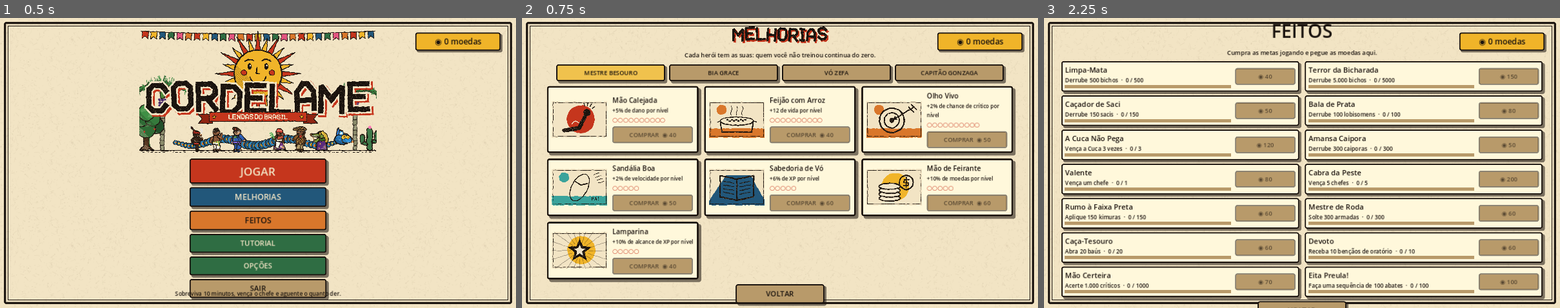
Above: before the commit, frames 1-3 (left to right).
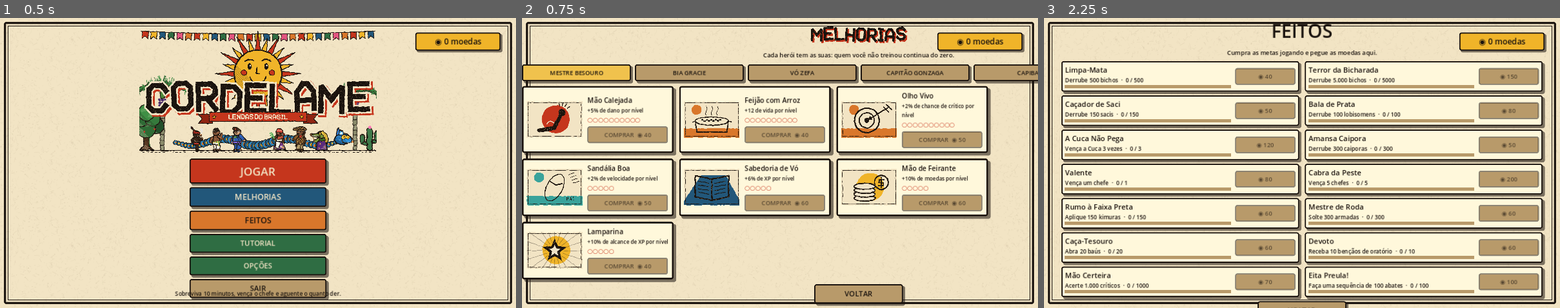
Above: after the commit, the same moments.

Repository: diogobennertz/cordel
Game: Godot game, scene res://scenes/World.tscn
Same seed, same stepped clock (60 frames per second), same inputs: the game is played once before the commit and once after it.
Inputs:
- Up to frame 1 (0.5 s): no input
- Up to frame 2 (0.75 s): click "MELHORIAS" at 0.5 s
- Up to frame 3 (2.25 s): click "VOLTAR" at 1.25 s; click "FEITOS" at 2 s

Frame 1 is identical in both runs. In frame 2, 24% of the frame differs, in the area x 0-100%, y 2-100%; in frame 3, nothing differs.

Commit message:
Mapa no Tab (60% da tela), escolher herói antes do tutorial, Bia Gracie, +2 heróis (Capiba, Patativa do Assaré)
Co-Authored-By: Claude Sonnet 5 <noreply@anthropic.com>

Diff:
--- a/godot/scripts/Boneco.gd
+++ b/godot/scripts/Boneco.gd
@@ -220,6 +220,36 @@
 			Lib.cil(corpo, 0.26, 0.05, 1.3, Vector3(0, 0.35, -0.75), jac, 6, Vector3(1.25, 0, 0))                        # rabo
 			Lib.cil(braco_d, 0.035, 0.035, 1.3, Vector3(0, -0.3, 0.2), COURO_ESC, 5)                                     # cajado
 			Lib.esf(braco_d, 0.14, Vector3(0, 0.4, 0.2), Color(0.7, 0.3, 1.0), Vector3.ONE, 6, 2.5)
+		"frevista":     # passista de frevo: calça/camisa listrada de Carnaval e sombrinha colorida
+			var pf := Color(0.86, 0.68, 0.5)
+			_humano(pf, Color(0.95, 0.9, 0.85), Color(0.2, 0.55, 0.85), pf, Color(0.95, 0.9, 0.85))
+			cor_base = Color(0.95, 0.35, 0.55)
+			for i in range(5):                                                                        # camisa listrada
+				var corl := Color(0.95, 0.35, 0.55) if i % 2 == 0 else Color(1.0, 0.82, 0.15)
+				Lib.cx(corpo, Vector3(0.7, 0.1, 0.42), Vector3(0, 0.78 + i * 0.16, 0.08), corl)
+			Lib.cil(corpo, 0.4, 0.44, 0.08, Vector3(0, 0.08, 0), Color(1.0, 0.82, 0.15), 12)             # barra da calça
+			_cabelo(PRETO, CR + 0.02, -0.3)
+			Lib.cil(corpo, 0.56, 0.6, 0.06, Vector3(0, CY + 0.3, 0), BRANCO, 14)                         # panamá
+			Lib.cil(corpo, 0.26, 0.3, 0.22, Vector3(0, CY + 0.42, 0), BRANCO, 12)
+			Lib.cil(corpo, 0.365, 0.365, 0.06, Vector3(0, CY + 0.34, 0), Color(0.95, 0.35, 0.55), 12)
+			Lib.cx(braco_d, Vector3(0.05, 0.9, 0.05), Vector3(0, -0.3, 0.1), Color(0.3, 0.2, 0.1))        # cabo da sombrinha
+			Lib.cil(braco_d, 0.42, 0.0, 0.3, Vector3(0, 0.16, 0.1), Color(1.0, 0.82, 0.15), 10)
+			for k in range(5): Lib.cx(braco_d, Vector3(0.02, 0.3, 0.17), Vector3(0, 0.3, 0.1), Color(0.95, 0.35, 0.55) if k % 2 == 0 else Color(0.2, 0.7, 0.9), Vector3(0, k * TAU / 5.0, 0))
+		"cordelista":   # repentista de cordel: viola nas costas, chapéu de couro, folheto no cinto
+			var pc2 := Color(0.74, 0.52, 0.34)
+			_humano(pc2, Color(0.92, 0.85, 0.65), Color(0.35, 0.26, 0.16), COURO_ESC, Color(0.92, 0.85, 0.65))
+			cor_base = Color(0.8, 0.58, 0.2)
+			_cinto(COURO_ESC, 0.68)
+			Lib.cx(corpo, Vector3(0.18, 0.24, 0.05), Vector3(0.12, 0.66, 0.3), Color(0.95, 0.9, 0.72), Vector3(0, 0, -0.18))   # folheto de cordel no cinto
+			Lib.cx(corpo, Vector3(0.18, 0.24, 0.06), Vector3(0.12, 0.66, 0.29), PRETO, Vector3(0, 0, -0.18))
+			_cabelo(Color(0.3, 0.2, 0.12), CR + 0.03, -0.25)
+			Lib.cil(corpo, 0.56, 0.6, 0.05, Vector3(0, CY + 0.3, 0), COURO, 14)                            # chapéu de couro
+			Lib.esf(corpo, 0.3, Vector3(0, CY + 0.3, 0), COURO, Vector3(1, 0.7, 1), 10, 0.0, true)
+			Lib.cx(corpo, Vector3(0.3, 0.06, 0.05), Vector3(0, CY - 0.14, 0.385), PRETO)                   # bigode
+			Lib.esf(corpo, 0.3, Vector3(-0.12, 0.82, -0.36), Color(0.75, 0.5, 0.25), Vector3(1, 1.25, 0.35), 8)   # viola nas costas
+			Lib.esf(corpo, 0.08, Vector3(-0.12, 0.84, -0.47), PRETO, Vector3(1, 1, 0.3), 6)
+			Lib.cil(corpo, 0.03, 0.03, 0.78, Vector3(0.04, 1.08, -0.3), COURO_ESC, 5)                      # pena/caneta na mão
+			Lib.cx(corpo, Vector3(0.1, 0.03, 0.1), Vector3(0.13, 1.4, -0.37), BRANCO)
 		"zepilintra":   # Seu Zé Pilintra: terno branco, chapéu de fita vermelha, gravata vermelha e bengala
 			var pz := Color(0.28, 0.17, 0.1)
 			_humano(pz, BRANCO, BRANCO, BRANCO, BRANCO)
--- a/godot/scripts/Ctrl.gd
+++ b/godot/scripts/Ctrl.gd
@@ -10,7 +10,7 @@
 	["pulo", "Pular", KEY_SPACE], ["dash", "Arrancada", KEY_SHIFT],
 	["q", "Especial", KEY_Q], ["r", "Ultimate", KEY_R],
 	["info", "Ver a build (segurar)", KEY_TAB], ["sair", "Sair da fase (depois do chefe)", KEY_F],
-	["mapa", "Abrir o mapa grande", KEY_M],
+	["mapa", "Mapa grande (segurar)", KEY_TAB],
 ]
 const JOY := {"pulo": [JOY_BUTTON_A], "dash": [JOY_BUTTON_B, JOY_BUTTON_RIGHT_SHOULDER], "q": [JOY_BUTTON_X], "r": [JOY_BUTTON_Y],
 	"info": [JOY_BUTTON_LEFT_SHOULDER], "sair": [JOY_BUTTON_BACK]}
--- a/godot/scripts/Data.gd
+++ b/godot/scripts/Data.gd
@@ -10,7 +10,7 @@
 		"desc": "Ginga e giros largos que varrem tudo em volta. Rápido e esquivo."
 	},
 	"jiujitsu": {
-		"nome": "Lutadora de Jiu-Jitsu", "apelido": "Bia Grace", "pulo": "Pulo curto e pesado: a queda deixa tonto quem estiver por perto.", "cor": Color(0.61, 0.48, 0.9), "maxhp": 150.0, "speed": 5.3, "armor": 0.20,
+		"nome": "Lutadora de Jiu-Jitsu", "apelido": "Bia Gracie", "pulo": "Pulo curto e pesado: a queda deixa tonto quem estiver por perto.", "cor": Color(0.61, 0.48, 0.9), "maxhp": 150.0, "speed": 5.3, "armor": 0.20,
 		"inicial": "kimura", "desbloqueia": {"queda": 3, "raspagem": 6},
 		"desc": "Luta colada: investe, fecha a guarda e se cura ao finalizar."
 	},
@@ -23,6 +23,16 @@
 		"nome": "Cangaceiro", "apelido": "Capitão Gonzaga", "pulo": "A arrancada é um rolamento: o golpe seguinte sai crítico na certa.", "cor": Color(0.89, 0.34, 0.18), "maxhp": 125.0, "speed": 5.6, "crit": 0.10,
 		"inicial": "peixeira", "desbloqueia": {"bacamarte": 3, "rifle": 6},
 		"desc": "Dano bruto e muito crítico: faca, bacamarte e rifle."
+	},
+	"frevista": {
+		"nome": "Passista de Frevo", "apelido": "Capiba", "pulo": "Pulo alto de bailarino: ao cair, empurra tudo em volta — sem bater.", "cor": Color(0.95, 0.35, 0.55), "maxhp": 108.0, "speed": 7.0, "dodge": 0.22,
+		"inicial": "tesoura", "desbloqueia": {"parafuso": 3, "ferrugem": 6},
+		"desc": "O mais rápido de todos: passos de frevo que varrem a roda com a sombrinha."
+	},
+	"cordelista": {
+		"nome": "Repentista de Cordel", "apelido": "Patativa do Assaré", "pulo": "Pulo comum, mas ao cair solta um verso que atordoa quem está perto.", "cor": Color(0.8, 0.58, 0.2), "maxhp": 130.0, "speed": 5.8, "crit": 0.08, "regen": 0.4,
+		"inicial": "repente", "desbloqueia": {"glosa": 3, "desafio": 6},
+		"desc": "Ataca com verso na ponta da língua: rápido de perto, teleguiado e em desafio."
 	},
 }
 
@@ -42,6 +52,14 @@
 	"reza":     {"nome": "Reza Forte", "build": "mandinga", "tipo": "onda", "dmg": 16.0, "cd": 3.00, "raio": 5.6, "knock": 2.2, "arte": "reza", "txt": "Reza forte: fere e afasta tudo que chegou perto."},
 	# Cangaço
 	"peixeira": {"nome": "Peixeira", "build": "cangaco", "tipo": "arco", "dmg": 16.0, "cd": 0.65, "raio": 2.7, "ang": 1.2, "crit": 0.12, "arte": "peixeira", "txt": "Facada rápida na frente, com +12% de chance de crítico."},
+	# Frevo
+	"tesoura":  {"nome": "Tesoura", "build": "frevo", "tipo": "arco", "dmg": 22.0, "cd": 1.0, "raio": 3.0, "ang": 1.5, "knock": 1.0, "arte": "arretado", "txt": "Passo de frevo em tesoura: varre a sombrinha na frente."},
+	"parafuso": {"nome": "Parafuso", "build": "frevo", "tipo": "ring", "dmg": 16.0, "cd": 1.6, "raio": 3.4, "stun": 1.0, "knock": 0.6, "arte": "arretado", "txt": "Gira feito pião e atordoa quem está em volta."},
+	"ferrugem": {"nome": "Ferrugem", "build": "frevo", "tipo": "onda", "dmg": 15.0, "cd": 2.6, "raio": 5.0, "knock": 1.8, "arte": "arretado", "txt": "Passo forte que empurra toda a roda para longe."},
+	# Cordel
+	"repente":  {"nome": "Repente", "build": "cordel", "tipo": "proj_reto", "dmg": 20.0, "cd": 0.9, "vel": 16.0, "raio": 0.35, "vida": 0.9, "n": 1, "pierce": 1, "cor": Color(0.9, 0.85, 0.6), "arte": "arretado", "txt": "Atira um verso afiado que atravessa um bicho."},
+	"glosa":    {"nome": "Glosa", "build": "cordel", "tipo": "proj_teleguiado", "dmg": 16.0, "cd": 1.3, "vel": 11.0, "raio": 0.4, "vida": 3.0, "alcance": 24.0, "boom": 1.3, "cor": Color(0.9, 0.85, 0.6), "arte": "arretado", "txt": "Verso teleguiado que responde a quem provocou."},
+	"desafio":  {"nome": "Desafio", "build": "cordel", "tipo": "onda", "dmg": 18.0, "cd": 2.8, "raio": 5.2, "knock": 1.8, "arte": "arretado", "txt": "Grito de desafio em verso: estoura em volta e empurra."},
 	"bacamarte":{"nome": "Bacamarte", "build": "cangaco", "tipo": "proj_reto", "dmg": 9.0, "cd": 1.40, "vel": 13.0, "raio": 0.4, "vida": 0.7, "n": 5, "spread": 0.5, "pierce": 1, "cor": Color(0.2, 0.15, 0.1), "arte": "bacamarte", "txt": "Tiro de chumbo espalhado: 5 balas em leque."},
 	"rifle":    {"nome": "Rifle Papo-Amarelo", "build": "cangaco", "tipo": "proj_reto", "dmg": 30.0, "cd": 1.60, "vel": 24 …(198 unchanged characters)…
 }
@@ -103,6 +121,10 @@
 		"r": {"nome": "Chuva de Fogo-Fátuo", "dur": 4.0, "txt": "4 s soltando fogos teleguiados sem parar"}},
 	"cangaceiro": {"q": {"nome": "Tiro Certeiro", "cd": 7.0, "txt": "um tiro crítico que atravessa tudo"},
 		"r": {"nome": "Bando de Lampião", "dur": 5.0, "txt": "5 s atirando para todos os lados"}},
+	"frevista": {"q": {"nome": "Parafuso Aéreo", "cd": 8.0, "txt": "gira no ar feito pião, intocável, e acerta todo mundo em volta"},
+		"r": {"nome": "Bloco de Carnaval", "dur": 5.0, "txt": "5 s dançando sem parar, batendo em quem chega perto"}},
+	"cordelista": {"q": {"nome": "Mote Cortante", "cd": 7.0, "txt": "um verso certeiro que atravessa tudo"},
+		"r": {"nome": "Cantoria Infinita", "dur": 5.0, "txt": "5 s soltando versos para todo lado"}},
 }
 const ULT_ABATES := 60          # abates para carregar o ultimate
 
--- a/godot/scripts/Menus.gd
+++ b/godot/scripts/Menus.gd
@@ -12,6 +12,7 @@
 var _heroi_nv                 # herói que está subindo de nível
 var _abriu := 0
 var _capt := ""               # ação esperando uma tecla nova (opções > controles)               # quando a tela de nível abriu (evita clique sem querer)
+var _so_tutorial := false     # true: foi pro "escolha de herói" só pra fazer o tutorial (não pra jogar a fase)
 
 func _init() -> void:
 	layer = 10
@@ -74,9 +75,10 @@
 	vb.add_child(logo)
 	var ac_opc := func(): opcoes(titulo)
 	var ac_sair := func(): get_tree().quit()
-	var ac_tut := func(): w.iniciar_jogo(w.sel_heroi, 0, true)
+	var ac_tut := func(): _so_tutorial = true; herois()
+	var ac_jogar_menu := func(): _so_tutorial = false; herois()
 	var itens := [
-		["JOGAR", herois, Tela.URUCUM, 28, 340.0, 62.0],
+		["JOGAR", ac_jogar_menu, Tela.URUCUM, 28, 340.0, 62.0],
 		["MELHORIAS", melhorias, Tela.ANIL, 20, 340.0, 46.0],
 		["FEITOS" + (" (%d)" % Dados.feitos_prontos() if Dados.feitos_prontos() > 0 else ""), feitos, Tela.BARRO, 20, 340.0, 46.0],
 		["TUTORIAL", ac_tut, Tela.MATA, 18, 340.0, 42.0],
@@ -97,6 +99,7 @@
 	Tela.fundo_papel(raiz)
 	var vb := _centro(8)
 	vb.add_child(Tela.titulo("t_heroi", 46))
+	if _so_tutorial: vb.add_child(Tela.rotulo("escolha quem vai fazer o tutorial", 16, Tela.URUCUM, HORIZONTAL_ALIGNMENT_CENTER, true))
 	var corpo := _linha(vb, 16)
 	# esquerda: grade dos heróis (rola quando tiver muitos — hoje são poucos, mas vão chegar a ~20)
 	var scr := ScrollContainer.new(); scr.custom_minimum_size = Vector2(356, 424)
@@ -113,9 +116,11 @@
 	var hbt := _linha(vb, 16)
 	hbt.add_child(Tela.botao("VOLTAR", titulo, 18, Tela.PARDO, 200.0, 50.0))
 	var ac_jogar := func():
-		if bool(Salvo.d["tutorial"]): w.iniciar_jogo(w.sel_heroi, w.sel_fase, false)
+		if _so_tutorial:
+			Salvo.d["tutorial"] = true; Salvo.salvar(); w.iniciar_jogo(w.sel_heroi, 0, true)
+		elif bool(Salvo.d["tutorial"]): w.iniciar_jogo(w.sel_heroi, w.sel_fase, false)
 		else: perguntar_tutorial()
-	hbt.add_child(Tela.botao("JOGAR", ac_jogar, 26, Tela.URUCUM, 360.0, 50.0))
+	hbt.add_child(Tela.botao("FAZER O TUTORIAL" if _so_tutorial else "JOGAR", ac_jogar, 26, Tela.URUCUM, 360.0, 50.0))
 	_moedas_tag()
 
 # quadradinho clicável de cada herói na grade (a ficha grande fica à direita, só do escolhido)
@@ -125,7 +130,7 @@
 	var b := Button.new(); b.custom_minimum_size = Vector2(112, 148); b.clip_contents = true
 	_estilo_carta(b, sel)
 	var v := _miolo(b, 6, 2)
-	v.add_child(Tela.imagem("s_" + id, Vector2(70, 88)))
+	v.add_child(_retrato_heroi(id, Vector2(70, 88)))
 	v.add_child(Tela.texto(String(c["apelido"]), 12, 96, Tela.TINTA if not sel else Tela.URUCUM))
 	Tela.ignora_mouse(b)
 	b.pressed.connect(func():
@@ -176,7 +181,7 @@
 	v.add_child(Tela.faixa(String(c["apelido"]).to_upper(), c["cor"], 16, Tela.TINTA))
 	v.add_child(Tela.rotulo(c["nome"], 13, Tela.URUCUM, HORIZONTAL_ALIGNMENT_CENTER, true))
 	var topo := HBoxContainer.new(); topo.add_theme_constant_override("separation", 8); v.add_child(topo)
-	topo.add_child(Tela.imagem("s_" + id, Vector2(86, 108)))
+	topo.add_child(_retrato_heroi(id, Vector2(86, 108)))
 	var st := "Vida %d\nVelocidade %.1f\nCrítico %s" % [int(c["maxhp"]), c["speed"], _pct(Dados.CRIT_BASE + c.get("crit", 0.0))]
 	if c.has("dodge"): st += "\nEsquiva " + _pct(c["dodge"])
 	if c.has("armor"): st += "\nDefesa " + _pct(c["armor"])
@@ -330,7 +335,7 @@
 			_chave(corpo, "Números de dano", "numeros")
 			_chave(corpo, "Visual pixelado", "pixel")
 			if w.estado == "menu":
-				var ac_tut := func(): w.iniciar_jogo(w.sel_heroi, 0, true)
+				var ac_tut := func(): _so_tutorial = true; herois()
 				var bt_tut := Tela.botao("JOGAR O TUTORIAL DE NOVO", ac_tut, 15, Tela.ANIL, 300.0, 38.0); bt_tut.size_flags_horizontal = Control.SIZE_SHRINK_CENTER
 				corpo.add_child(bt_tut)
 		"controles":
@@ -537,6 +542,11 @@
 
 # ---------------- gente do mapa: retrato, balão de fala e o que oferece ----------------
 # retrato com o boneco 3D de verdade
+# usa o retrato 2D se já existir; senão (heróis novíssimos) mostra o boneco 3D de verdade
+func _retrato_heroi(id: String, tam: Vector2) -> Control:
+	if Tela.tex("s_" + id): return Tela.imagem("s_" + id, tam)
+	return _retrato3d(id, tam)
+
 func _retrato3d(tipo: String, tam: Vector2) -> SubViewportContainer:
 	var c := SubViewportContainer.new(); c.custom_minimum_size = tam; c.stretch = true; c.mouse_filter = Control.MOUSE_FILTER_IGNORE
 	var sv := SubViewport.new(); sv.own_world_3d = true; sv.transparent_bg = true; sv.size = Vector2i(tam)
--- a/godot/scripts/Player.gd
+++ b/godot/scripts/Player.gd
@@ -119,7 +119,7 @@
 
 	var esp := Ctrl.ap("pulo")
 	if esp and not _esp_ant:
-		var forca: float = {"capoeirista": 10.0, "jiujitsu": 7.4, "benzedeira": 8.5, "cangaceiro": 8.5}[classe]
+		var forca: float = {"capoeirista": 10.0, "jiujitsu": 7.4, "benzedeira": 8.5, "cangaceiro": 8.5, "frevista": 11.0, "cordelista": 8.0}[classe]
 		if alt <= 0.0:
 			vy = forca; alt = 0.01; pulos_feitos = 0; Som.tocar("pulo")
 			if classe == "capoeirista": boneco.girar()
--- a/godot/scripts/World.gd
+++ b/godot/scripts/World.gd
@@ -77,8 +77,7 @@
 var minimapa: MiniMapa
 var mapa_grande: MiniMapa
 var mapa_fundo: Control
-var mapa_aberto := false
-var _mapa_ant := false
+var _mapa_fundo_cor: ColorRect
 var painel_info: PanelContainer
 var lbl_info: Label
 var pixel: ColorRect
@@ -190,7 +189,7 @@
 
 func bot_dir() -> Vector3:
 	var pp: Vector3 = player.global_position
-	var quer: float = {"capoeirista": 2.2, "cangaceiro": 2.0 if player.golpes.size() < 2 else 5.0, "jiujitsu": 5.0, "benzedeira": 10.0}[player.classe]
+	var quer: float = {"capoeirista": 2.2, "cangaceiro": 2.0 if player.golpes.size() < 2 else 5.0, "jiujitsu": 5.0, "benzedeira": 10.0, "frevista": 2.4, "cordelista": 9.0}[player.classe]
 	if player.hp < player.max_hp * 0.35: quer += 5.0
 	var dir := Vector3.ZERO
 	var alvo = _nearest(pp, 80.0)
@@ -378,16 +377,15 @@
 	minimapa = MiniMapa.new(); minimapa.w = self; minimapa.mouse_filter = Control.MOUSE_FILTER_IGNORE
 	minimapa.anchor_left = 1; minimapa.anchor_right = 1; minimapa.offset_left = -208; minimapa.offset_right = -14; minimapa.offset_top = 12; minimapa.offset_bottom = 206
 	hud.add_child(minimapa)
-	# mapa grande (tecla M), escondido até abrir
-	mapa_fundo = Control.new(); mapa_fundo.set_anchors_preset(Control.PRESET_FULL_RECT); mapa_fundo.visible = false; hud.add_child(mapa_fundo)
-	var mf_cor := ColorRect.new(); mf_cor.color = Color(0.1, 0.07, 0.05, 0.6); mf_cor.set_anchors_preset(Control.PRESET_FULL_RECT); mapa_fundo.add_child(mf_cor)
+	# mapa grande: aparece SEGURANDO Tab, enquanto o jogo continua rodando (dá pra se mexer olhando o mapa)
+	mapa_fundo = Control.new(); mapa_fundo.set_anchors_preset(Control.PRESET_FULL_RECT); mapa_fundo.visible = false
+	mapa_fundo.mouse_filter = Control.MOUSE_FILTER_IGNORE; hud.add_child(mapa_fundo)
+	_mapa_fundo_cor = ColorRect.new(); _mapa_fundo_cor.color = Color(0.1, 0.07, 0.05, 0.4)
+	_mapa_fundo_cor.anchor_left = 0.5; _mapa_fundo_cor.anchor_right = 0.5; _mapa_fundo_cor.anchor_top = 0.5; _mapa_fundo_cor.anchor_bottom = 0.5
+	mapa_fundo.add_child(_mapa_fundo_cor)
 	mapa_grande = MiniMapa.new(); mapa_grande.w = self; mapa_grande.grande = true; mapa_grande.mouse_filter = Control.MOUSE_FILTER_IGNORE
 	mapa_grande.anchor_left = 0.5; mapa_grande.anchor_right = 0.5; mapa_grande.anchor_top = 0.5; mapa_grande.anchor_bottom = 0.5
-	mapa_grande.offset_left = -320; mapa_grande.offset_right = 320; mapa_grande.offset_top = -320; mapa_grande.offset_bottom = 320
 	mapa_fundo.add_child(mapa_grande)
-	var dica_mapa := _label(16, HORIZONTAL_ALIGNMENT_CENTER); dica_mapa.text = "%s fecha o mapa" % Ctrl.nome("mapa")
-	dica_mapa.anchor_left = 0.5; dica_mapa.anchor_right = 0.5; dica_mapa.offset_top = 332; dica_mapa.offset_left = -200; dica_mapa.offset_right = 200
-	mapa_fundo.add_child(dica_mapa)
 	lbl_dir = _label(17, HORIZONTAL_ALIGNMENT_RIGHT)
 	lbl_dir.anchor_left = 1; lbl_dir.anchor_right = 1; lbl_dir.offset_left = -400; lbl_dir.offset_right = -14; lbl_dir.offset_top = 210; hud.add_child(lbl_dir)
 	# mini inventário: cartas de atributo pegas, no canto de cima à esquerda
@@ -451,7 +449,7 @@
 	_slots = []
 	for g in player.golpes: _slots.append(_quadro(Dados.GOLPES[g["id"]]["arte"], "", 50.0))
 	var vao := Control.new(); vao.custom_minimum_size = Vector2(10, 0); caixa_slots.add_child(vao)
-	var artes: Array = {"capoeirista": ["au", "roda"], "jiujitsu": ["mataleao", "faixapreta"], "benzedeira": ["banho", "vela"], "cangaceiro": ["mira", "rei"]}[player.classe]
+	var artes: Array = {"capoeirista": ["au", "roda"], "jiujitsu": ["mataleao", "faixapreta"], "benzedeira": ["banho", "vela"], "cangaceiro": ["mira", "rei"], "frevista": ["atabaque", "estrela"], "cordelista": ["mira", "sol"]}[player.classe]
 	_slots.append(_quadro(artes[0], Ctrl.nome("q").left(3), 60.0)); _slots.append(_quadro(artes[1], Ctrl.nome("r").left(3), 60.0))
 
 func _hud_heroi() -> void:
@@ -523,8 +521,7 @@
 	_seguir_camera(delta)
 	var st := Ctrl.start()                    # Start do controle = ESC
 	if st and not _start_ant:
-		if mapa_aberto: _alternar_mapa()
-		elif estado == "jogo" and not levelup_aberto: pausar()
+		if estado == "jogo" and not levelup_aberto: pausar()
 		else: menus.esc()
 	_start_ant = st
 	if Engine.get_process_frames() % 30 == 0: _pixel()
@@ -544,20 +541,12 @@
 	_pombas_girando(delta)
 	_poderes(delta)
 	_hud()
-	var map_ap := Ctrl.ap("mapa")
-	if map_ap and not _mapa_ant and not levelup_aberto: _alternar_mapa()
-	_mapa_ant = map_ap
 	var cj := Ctrl.cam()                      # analógico direito gira a câmera
 	if cj != Vector2.ZERO:
 		cam_yaw -= cj.x * 2.6 * delta * Tela.opc("sens")
 		cam_pitch = clampf(cam_pitch + cj.y * 1.6 * delta * Tela.opc("sens"), 0.08, 1.25)
 	if chefe_morto and Ctrl.ap("sair"): _encerrar("FASE VENCIDA!", Color(1.0, 0.85, 0.3))
 	_teste_tick()
-
-func _alternar_mapa() -> void:
-	mapa_aberto = not mapa_aberto
-	mapa_fundo.visible = mapa_aberto
-	if mapa_aberto: mapa_grande.queue_redraw()
 
 # câmera em terceira pessoa: orbita o herói conforme o mouse
 func _seguir_camera(delta: float) -> void:
@@ -591,8 +580,7 @@
 		elif event.button_index == MOUSE_BUTTON_WHEEL_DOWN: cam_dist = minf(22.0, cam_dist + 0.8)
 		elif event.button_index == MOUSE_BUTTON_LEFT: _mouse(true)
 	if event is InputEventKey and event.pressed and not event.echo and event.physical_keycode == KEY_ESCAPE:
-		if mapa_aberto: _alternar_mapa()
-		elif estado == "jogo" and not levelup_aberto: pausar()
+		if estado == "jogo" and not levelup_aberto: pausar()
 		else: menus.esc()
 
 # ---------------- pausa (ESC) e opções ----------------
@@ -1523,6 +1511,12 @@
 		"jiujitsu":
 			_ring(p.global_position, 2.8 * p.area_mult, 5.0 * s, 0.9, 0.0)
 			_efeito_anel(p.global_position, 2.8 * p.area_mult, Dados.CLASSES[p.classe]["cor"]); tremor = maxf(tremor, 0.15)
+		"frevista":        # só empurra, não bate — como o texto do pulo avisa
+			_ring(p.global_position, 3.0 * p.area_mult, 0.0, 0.0, 2.2)
+			_efeito_anel(p.global_position, 3.0 * p.area_mult, Dados.CLASSES[p.classe]["cor"])
+		"cordelista":
+			_ring(p.global_position, 2.4 * p.area_mult, 6.0 * s, 0.8, 0.3)
+			_efeito_anel(p.global_position, 2.4 * p.area_mult, Dados.CLASSES[p.classe]["cor"])
 
 # ---------------- tutorial ----------------
 const TUT := [
@@ -1647,6 +1641,15 @@
 	lbl_topo.text = _mmss(time)
 	lbl_nv.text = "NÍVEL %d" % p.level
 	lbl_dir.text = "☠ %d   ◉ %d" % [kills, int(moedas)]
+	mapa_fundo.visible = Ctrl.ap("mapa") and not levelup_aberto
+	if mapa_fundo.visible:
+		var vp := get_viewport().get_visible_rect().size
+		var lado := minf(vp.x, vp.y) * 0.6
+		mapa_grande.offset_left = -lado * 0.5; mapa_grande.offset_right = lado * 0.5
+		mapa_grande.offset_top = -lado * 0.5; mapa_grande.offset_bottom = lado * 0.5
+		var pad := lado * 0.5 + 16.0
+		_mapa_fundo_cor.offset_left = -pad; _mapa_fundo_cor.offset_right = pad
+		_mapa_fundo_cor.offset_top = -pad; _mapa_fundo_cor.offset_bottom = pad
 	_inventario()
 	painel_info.visible = Ctrl.ap("info")
 	if painel_info.visible: lbl_info.text = texto_build()
@@ -1733,9 +1736,10 @@
 	sem_mouse = true
 	Salvo.d["moedas"] = 345; Salvo.d["fase_max"] = 1; Salvo.d["melhorias"] = {"capoeirista": {"dano": 3, "vida": 1}, "jiujitsu": {"dano": 7, "critico": 4}}; Salvo.d["recordes"] = {"0": 100.0}
 	Salvo.d["contadores"] = {"abates": 812, "abates_saci": 150, "chefes": 1, "uso_kimura": 40, "criticos": 300}
-	if nome in ["herois", "melhorias", "opcoes", "titulo", "feitos", "controles", "pergtut"]:
+	if nome in ["herois", "melhorias", "opcoes", "titulo", "feitos", "controles", "pergtut", "herois_tut"]:
 		_montar_menu()
 		if nome == "herois": menus.herois()
+		elif nome == "herois_tut": menus._so_tutorial = true; menus.herois()
 		elif nome == "melhorias": menus.melhorias()
 		elif nome == "feitos": menus.feitos()
 		elif nome == "opcoes": menus.opcoes(menus.titulo)
@@ -1765,7 +1769,9 @@
 		elif nome == "cristo":
 			player.position = Vector3(0, 0, 4); cam_yaw = 0.0; cam_pitch = 0.2; cam_dist = 20.0
 		elif nome == "mapagrande":
-			_montar_objetos(); _alternar_mapa()
+			_montar_objetos()
+			var ek := InputEventKey.new(); ek.physical_keycode = Ctrl.tecla("mapa"); ek.pressed = true
+			Input.parse_input_event(ek)
 		elif Dados.NPCS.has(nome):
 			moedas = 70.0; _teste_fim = 0.0; Salvo.d["falas"][nome] = randi() % 5; abrir_npc(nome)
 		elif nome == "lore": abrir_escolha("lore:lobisomem")
@@ -1798,7 +1804,7 @@
 
 func _galeria() -> void:
 	cam_fixa = true
-	var nomes := ["pretovelho", "vaqueiro", "curupira", "corposeco", "iara", "lobisomem", "boto", "cuca"]
+	var nomes := ["frevista", "cordelista", "capoeirista", "jiujitsu", "benzedeira", "cangaceiro"]
 	for i in range(nomes.size()):
 		var b := Boneco.criar(nomes[i]); add_child(b)
 		var x := (i - 3.5) * 1.5
@@ -1888,6 +1894,17 @@
 				dir = alvo2.global_position - pos; dir.y = 0; dir = dir.normalized()
 			_disparar(pos, dir * 32.0, TIRO_Q, 210.0 * s)
 			p.boneco.atacar()
+		"frevista":
+			p.iframes = 0.7; p.dash_t = 0.22; p.dash_dir = p.frente; p.boneco.girar()
+			_ring(pos, 4.0 * p.area_mult, 34.0 * s, 0.5, 1.8)
+			_efeito_anel(pos, 4.0 * p.area_mult, cor); _efeito_anel(pos, 2.4, Color.WHITE)
+		"cordelista":
+			var alvo3q = _mais_forte(pos, 28.0)
+			var dir3: Vector3 = p.frente
+			if alvo3q:
+				dir3 = alvo3q.global_position - pos; dir3.y = 0; dir3 = dir3.normalized()
+			_disparar(pos, dir3 * 30.0, TIRO_Q, 220.0 * s)
+			p.boneco.atacar()
 	p.q_cd = hq["cd"]
 	Som.tocar("especial")
 	Salvo.contar("uso_especial_" + p.classe)
@@ -1897,7 +1914,10 @@
 	if p.ult < 1.0 or p.ult_t > 0.0: return
 	var hr: Dictionary = Dados.HABILIDADES[p.classe]["r"]
 	p.ult = 0.0; p.ult_tick = 0.0; p.ult_t = hr["dur"]
-	Som.tocar("ult"); Som.voz({"capoeirista": "v_cap", "jiujitsu": "v_jiu", "benzedeira": "v_ben", "cangaceiro": "v_can"}[p.classe]); tremor = 0.4
+	Som.tocar("ult")
+	var voz_ult: String = {"capoeirista": "v_cap", "jiujitsu": "v_jiu", "benzedeira": "v_ben", "cangaceiro": "v_can"}.get(p.classe, "")
+	if voz_ult != "": Som.voz(voz_ult)
+	tremor = 0.4
 	if p.classe == "capoeirista": p.guarda_t = hr["dur"]
 	Salvo.contar("uso_ultimate_" + p.classe)
 	lbl_centro.text = String(hr["nome"]).to_upper(); _piscar_centro()
@@ -1934,6 +1954,15 @@
 			for i in range(8):
 				var a2 := i * TAU / 8.0 + time * 2.0
 				_disparar(pos, Vector3(cos(a2), 0, sin(a2)) * 16.0, BALA_ULT, 14.0 * s)
+		"frevista":
+			p.ult_tick = 0.28; p.boneco.girar()
+			_ring(pos, 4.2 * p.area_mult, 15.0 * s, 0.0, 0.5)
+			_efeito_anel(pos, 4.2 * p.area_mult, cor)
+		"cordelista":
+			p.ult_tick = 0.25; p.boneco.atacar()
+			for i in range(8):
+				var a3 := i * TAU / 8.0 + time * 2.0
+				_disparar(pos, Vector3(cos(a3), 0, sin(a3)) * 16.0, BALA_ULT, 13.0 * s)
 
 # ---------------- ataques dos chefes ----------------
 func aviso_chefe(pos: Vector3, raio: float, txt: String) -> void:
Not shown, added: godot/shot_herois_tut.png.import
Not shown, changed: godot/LEIA-ME.md
